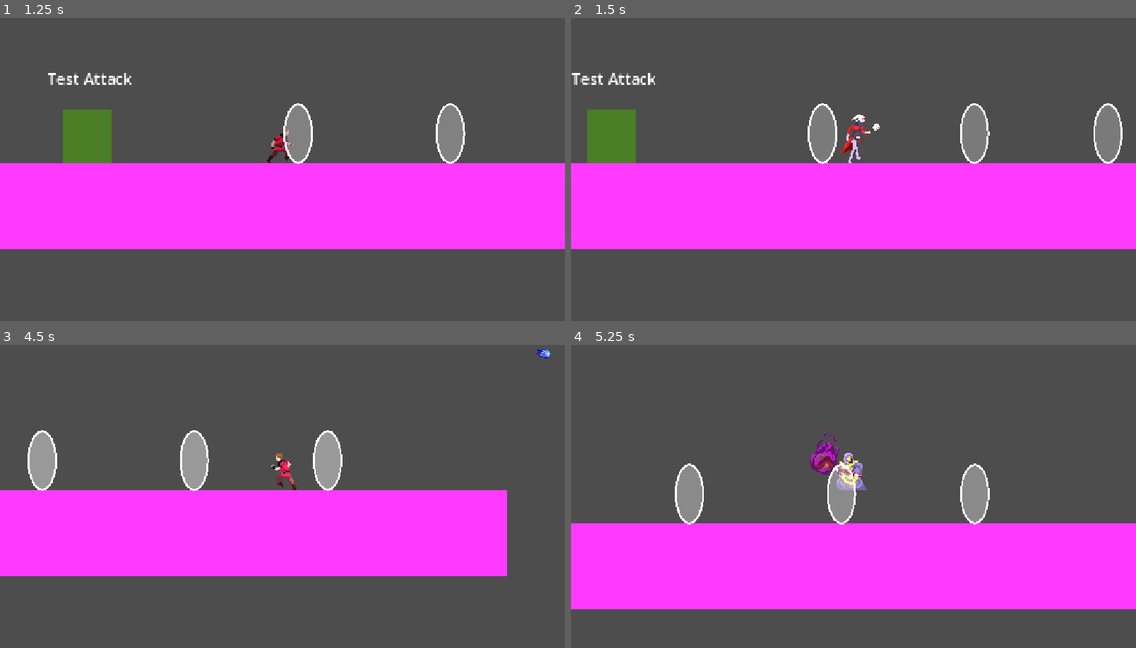
Above: before the commit, frames 1-4 (two rows, left to right).
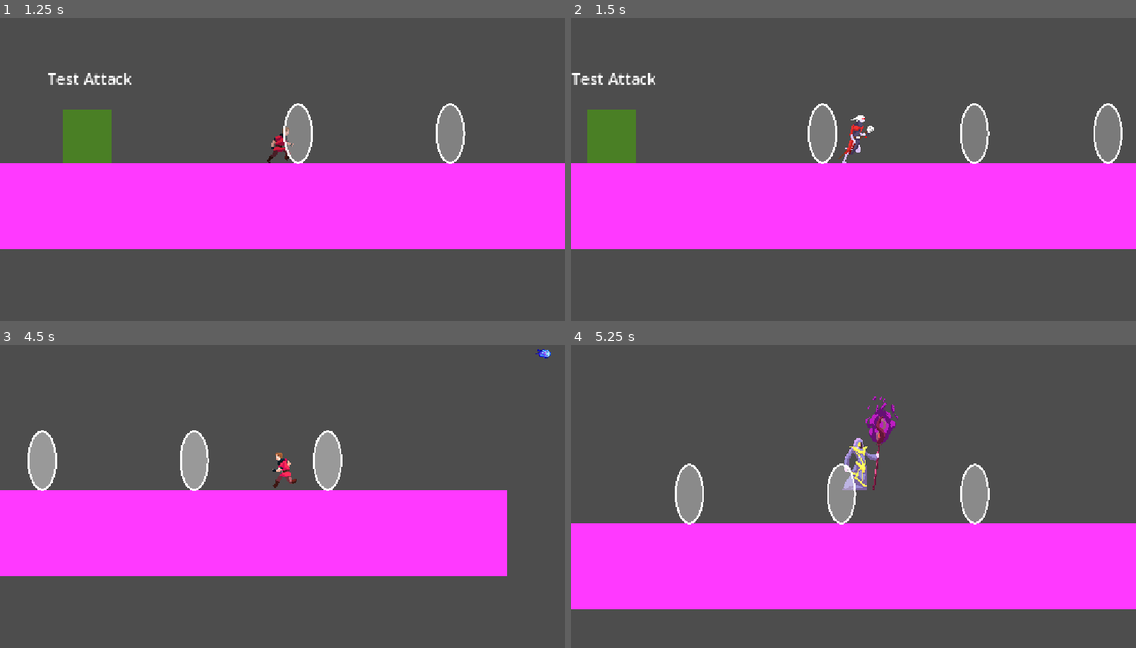
Above: after the commit, the same moments.

Repository: CarlesRa/mantle
Game: Godot game, scene res://sandbox/player/test_player.tscn
The game is run twice, just before and just after one commit, with the same random seed, the same clock (stepped at 60 frames per second) and the same inputs. The project has no main scene, so this scene is started directly.
Inputs:
- Up to frame 1 (1.25 s): hold D (move_right) from 0.53 s (still down); tap J (attack) at 0.6 s; tap W (jump) at 0.77 s
- Up to frame 2 (1.5 s): keep holding D (move_right); tap K (attack_secondary) at 1.35 s
- Up to frame 3 (4.5 s): tap W (jump) at 1.52, 3.02, 3.77 s; release D (move_right) at 2.03 s; hold A (move_left) 2.03-2.78 s; tap J (attack) at 2.1, 3.6 s; hold D (move_right) 2.78-4.28 s; tap K (attack_secondary) at 2.85, 4.35 s; hold A (move_left) from 4.28 s (still down)
- Up to frame 4 (5.25 s): tap W (jump) at 4.52 s; release A (move_left) at 5.03 s; hold D (move_right) from 5.03 s (still down); tap J (attack) at 5.1 s

Frame 1 is identical in both runs. In frame 2, 0.3% of the frame differs, in the area x 47-55%, y 31-48%; in frame 3, 0.2%; in frame 4, 1.5%, in the area x 42-58%, y 16-48%.

Commit message:
fix(player): restart sprite animation on form change

Diff:
--- a/entities/player/player.gd
+++ b/entities/player/player.gd
@@ -146,12 +146,12 @@
 	_collision.shape = shape
 	_collision.position = Vector2(0.0, -new_form.hitbox_size.y / 2.0)
 
-	#var current_animation: StringName = _sprite.animation
+	var current_animation: StringName = _sprite.animation
 	_sprite.sprite_frames = new_form.sprite_frames
 	_sprite.offset = new_form.sprite_offset
-	#if not _sprite.sprite_frames.has_animation(current_animation):
-		#current_animation = PlayerAnimations.IDLE
-	#_sprite.play(current_animation)
+	if not _sprite.sprite_frames.has_animation(current_animation):
+		current_animation = PlayerAnimations.IDLE
+	_sprite.play(current_animation)
 
 func _flash() -> void:
 	var tween: Tween = create_tween()
